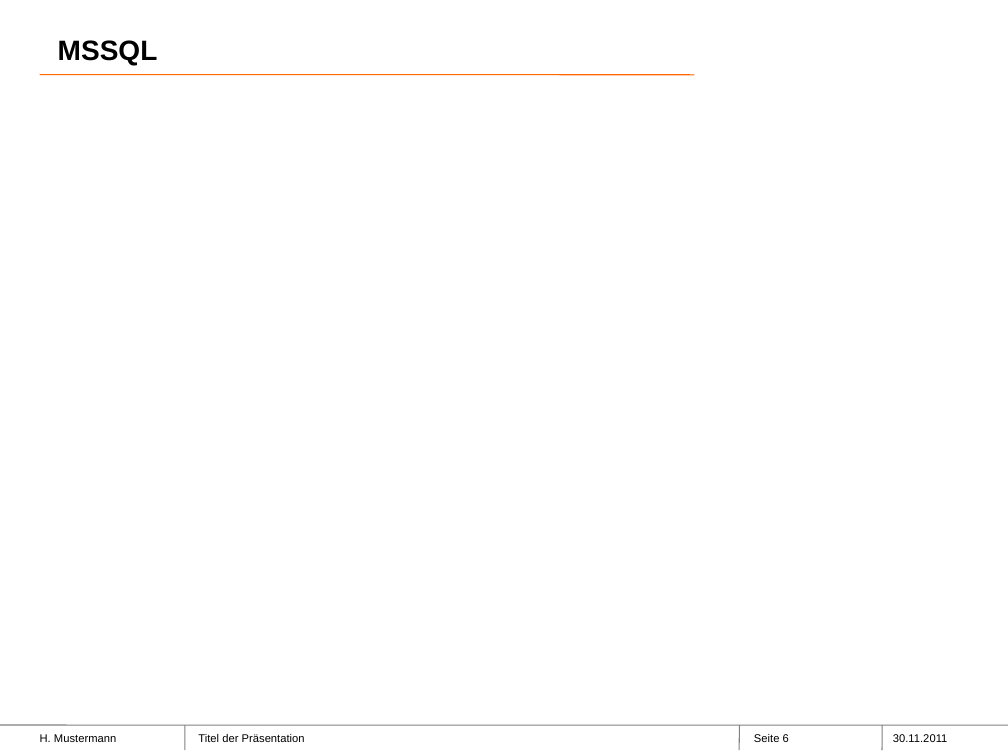
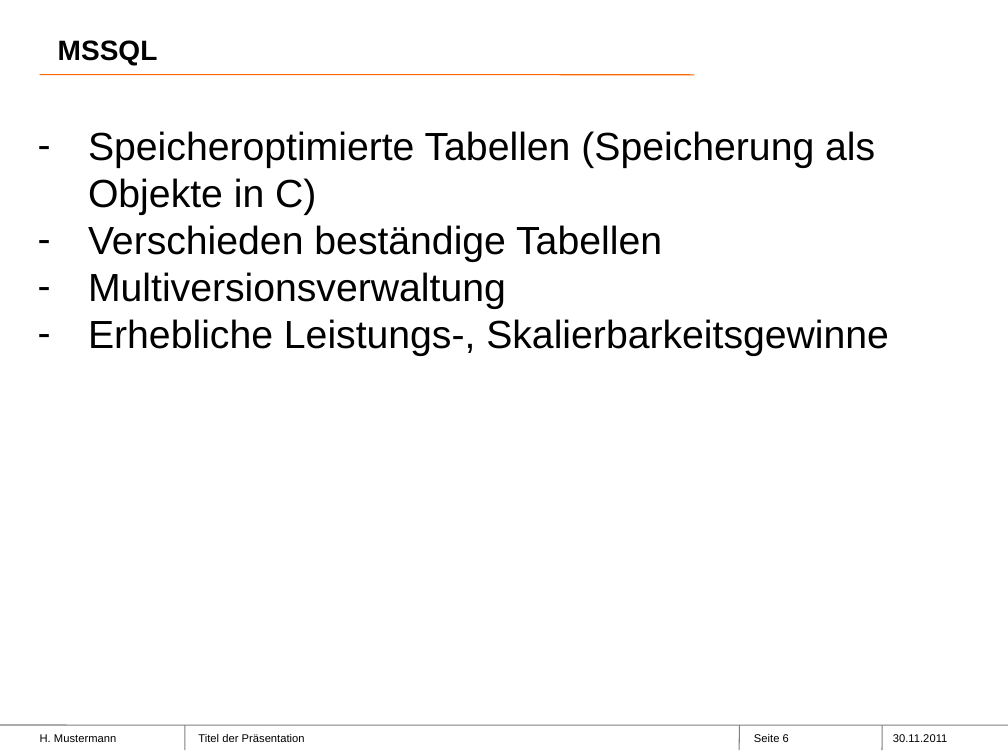
Before and after one commit to Philwi/ProjektseminarInMemory, a slide deck: slide 6 of SAPHana-1.pptx. Drawn at 1008x756 pixels with LibreOffice and Linux fonts; fonts in the diff are those of the drawing; background and template pictures are left out. Boxes give left, top, right and bottom in pixels: in the first picture for what was removed or moved away, otherwise in the second. Text is boxed around its words. In the diff, an @@ line names an element or a change of style, - is before the commit and + after.

```diff
--- a/SAPHana-1.pptx
+++ b/SAPHana-1.pptx
@@ text added at (88, 131, 889, 356), 28 pt, text #000000 @@
+– Speicheroptimierte Tabellen (Speicherung als Objekte in C)
+– Verschieden beständige Tabellen
+– Multiversionsverwaltung
+– Erhebliche Leistungs-, Skalierbarkeitsgewinne
```
Also in this commit, not shown: 1 other file.
